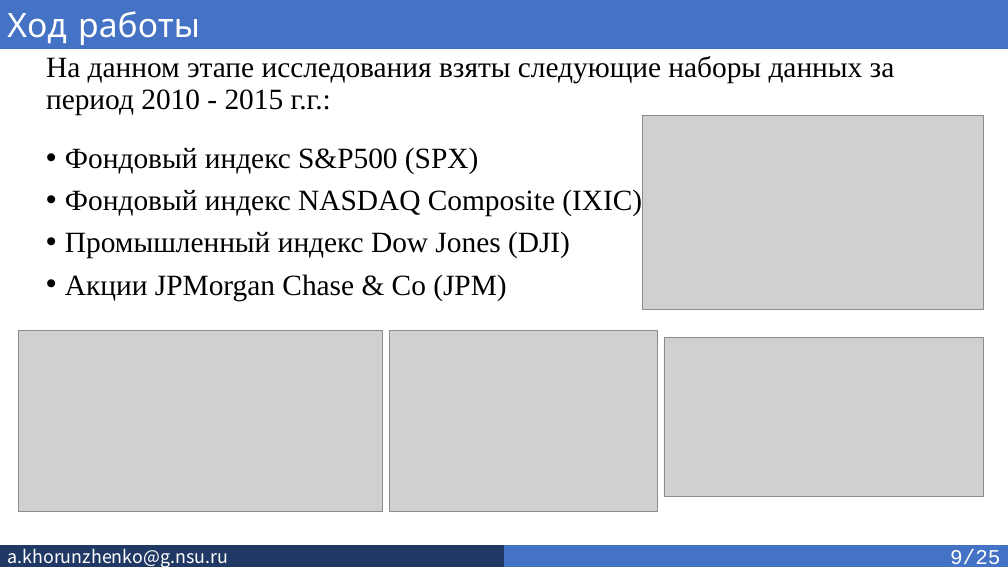
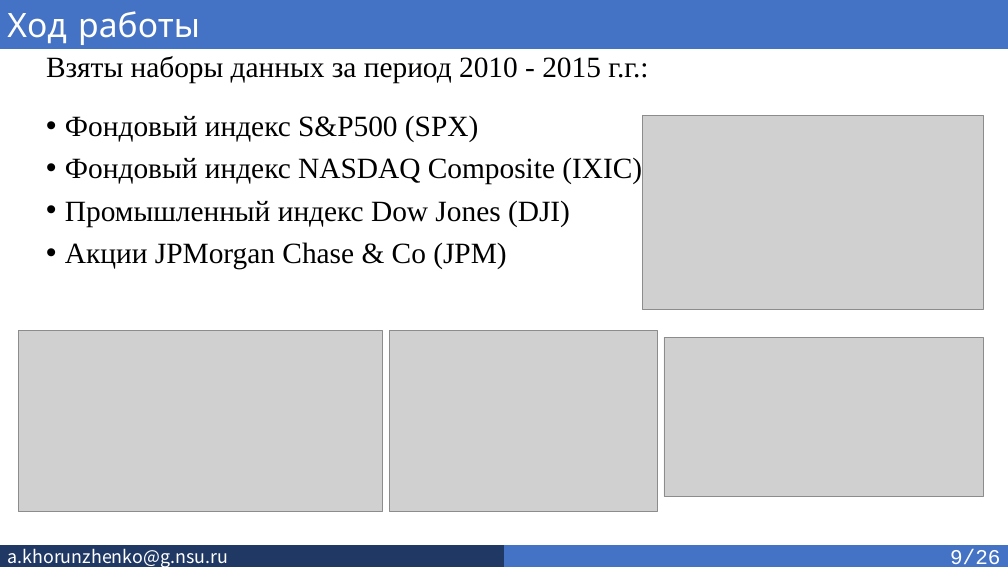
Before and after one commit to SkivHisink/MasterWork, a slide deck: slide 9 of Text/Хорунженко_презентация_4_сем.pptx. Drawn at 1008x567 pixels with LibreOffice and Linux fonts; fonts in the diff are those of the drawing; grey boxes stand for pictures. Boxes give left, top, right and bottom in pixels: in the first picture for what was removed or moved away, otherwise in the second. Text is boxed around its words. In the diff, an @@ line names an element or a change of style, - is before the commit and + after.

```diff
--- a/Text/Хорунженко_презентация_4_сем.pptx
+++ b/Text/Хорунженко_презентация_4_сем.pptx
@@ text at bbox=[46, 56, 648, 84]: text changed @@
-На данном этапе исследования взяты следующие наборы данных за период 2010 - 2015 г.г.:
+Взяты наборы данных за период 2010 - 2015 г.г.:
@@ text in rectangle at bbox=[950, 549, 1000, 564]: text changed @@
-9/25
+9/26
```
Also in this commit, not shown: 23 other slides changed, 3 slides added, 1 slide removed, 1 other file.
